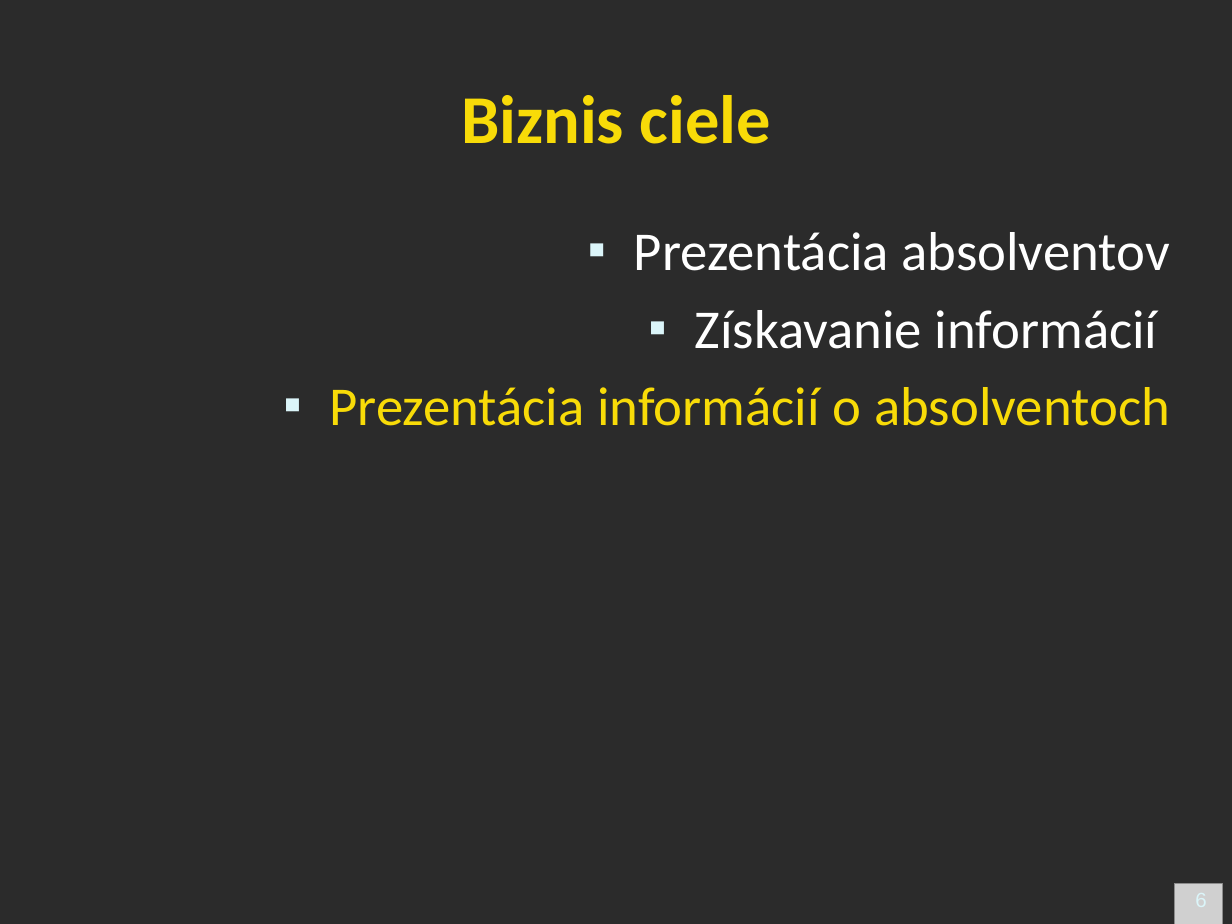
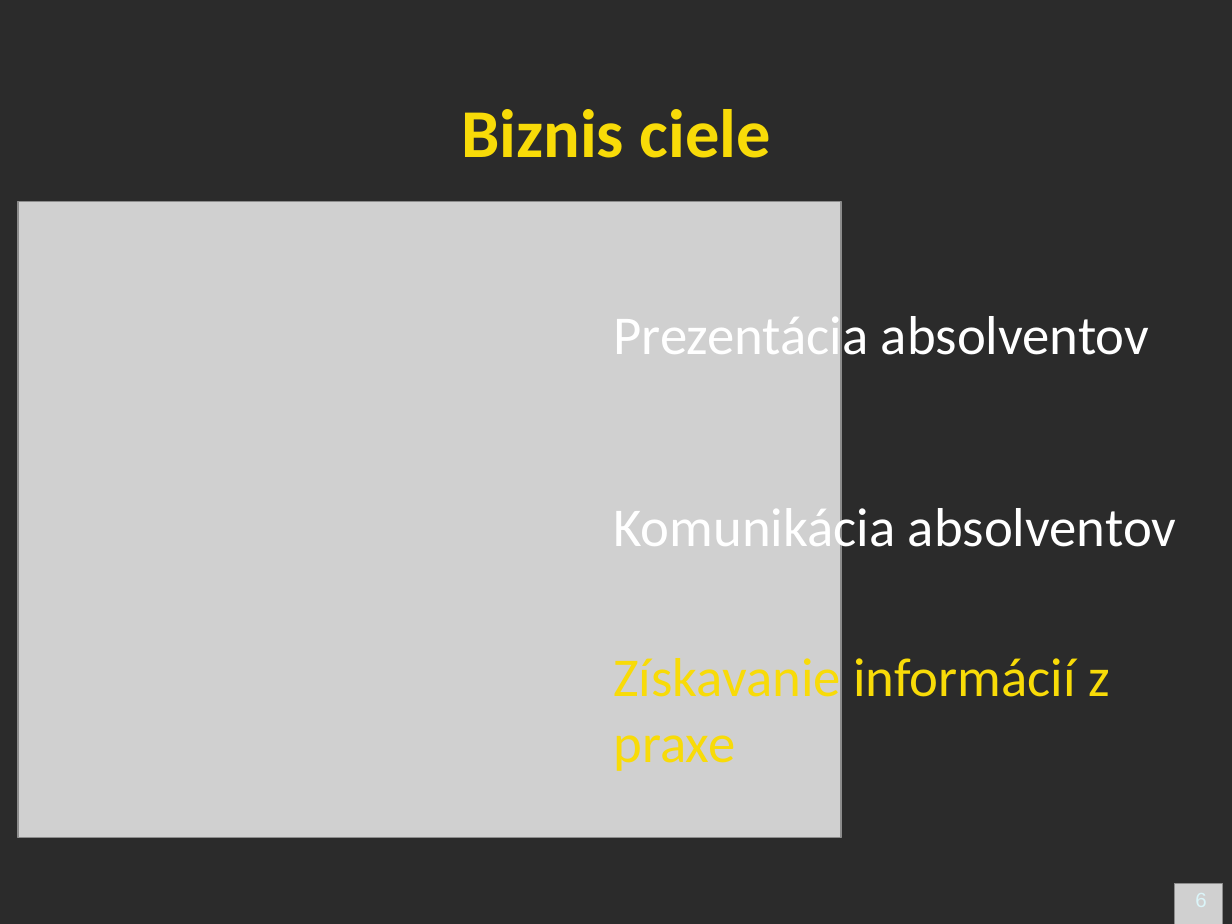
Before and after one commit to googlecode-mirror/timovy2007, a slide deck: slide 6 of doc/prezentacia/alumni_action_presentation.ppt. Drawn at 1232x924 pixels with LibreOffice and Linux fonts; fonts in the diff are those of the drawing; grey boxes stand for pictures; background and template pictures are left out; a plain dark background stands for a picture behind light text. Boxes give left, top, right and bottom in pixels: in the first picture for what was removed or moved away, otherwise in the second. Text is boxed around its words. In the diff, an @@ line names an element or a change of style, - is before the commit and + after.

```diff
--- a/doc/prezentacia/alumni_action_presentation.ppt
+++ b/doc/prezentacia/alumni_action_presentation.ppt
@@ title "Biznis ciele" at bbox=[461, 109, 771, 158]: vertical alignment top to middle @@
@@ picture added at bbox=[18, 201, 841, 838] @@
@@ text removed at bbox=[329, 232, 1170, 426] @@
-▪ Prezentácia absolventov
-▪ Získavanie informácií
-▪ Prezentácia informácií o absolventoch
@@ text added at bbox=[613, 308, 1149, 367], 32 pt, text #FFFFFF @@
+Prezentácia absolventov
@@ text added at bbox=[613, 501, 1177, 560], 32 pt, text #FFFFFF @@
+Komunikácia absolventov
@@ text added at bbox=[613, 651, 1110, 771], 32 pt, text #F8DB08 @@
+Získavanie informácií z praxe
```
Also in this commit, not shown: 7 other slides changed, 4 slides added, 4 slides removed.
